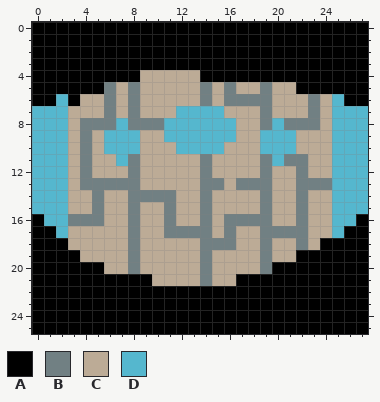
Pixel-art sprite: Assets/WorldGeneration/Shrines/MainSkyIslandShrineWall0.png. Above, as it was before the edit.
The file is 28x26 pixels.
Palette (. is transparent): A #000000  B #718083  C #bcab96  D #55b7ce
Pixels before, first column x 0:
 0 AAAAAAAAAAAAAAAAAAAAAAAAAAAA
 1 AAAAAAAAAAAAAAAAAAAAAAAAAAAA
 2 AAAAAAAAAAAAAAAAAAAAAAAAAAAA
 3 AAAAAAAAAAAAAAAAAAAAAAAAAAAA
 4 AAAAAAAAACCCCCAAAAAAAAAAAAAA
 5 AAAAAABCBCCCCCBCBCCBCCAAAAAA
 6 AADACCBCBCCCCCBCBBBBCCCBCDAA
 7 DDDCCCBCBCCCDDDDCCCBCCCBCDDD
 8 DDDCBBBDBBBDDDDDDCCBDBBBCDDD
 9 DDDCBCDDDCCDDDDDDCCDDDCCCDDD
10 DDDCBCDDDCCCDDDDCCCDDDCCCDDD
11 DDDCBCCDBCCCCCBCCCCBDBBCCDDD
12 DDDCBCCCBCCCCCBCCCCBCCBCCDDD
13 DDDCBBBBBCCCCCBBCBBBCCBBBDDD
14 DDDCCBCCBBBBCCBCCCCBCCBCCDDD
15 DDDCCBCCBCCBCCBCCCCBCCBCCDDD
16 ADDBBBCCBCCBCCBCBBBBCCBCCDDA
17 AADCCCCCBCCBBBBCBCCBBBBCCDAA
18 AAACCCCCBCCCCCBBBCCBCCBCAAAA
19 AAAACCCCBCCCCCBCCCCBCCAAAAAA
20 AAAAAACCBCCCCCBCCCCBAAAAAAAA
21 AAAAAAAAAACCCCBCCAAAAAAAAAAA
22 AAAAAAAAAAAAAAAAAAAAAAAAAAAA
23 AAAAAAAAAAAAAAAAAAAAAAAAAAAA
24 AAAAAAAAAAAAAAAAAAAAAAAAAAAA
25 AAAAAAAAAAAAAAAAAAAAAAAAAAAA
After the commit:
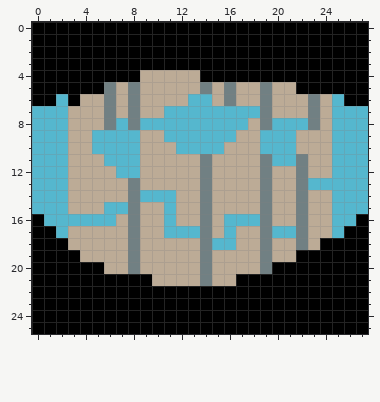
What changed:
{"y":6,"x":13,"old":"CB","new":"DD"}
{"y":6,"x":17,"old":"BB","new":"CC"}
{"y":7,"x":11,"old":"C","new":"D"}
{"y":7,"x":16,"old":"CCC","new":"DDD"}
{"y":8,"x":4,"old":"BB","new":"CC"}
{"y":8,"x":9,"old":"BB","new":"DD"}
{"y":8,"x":17,"old":"C","new":"D"}
{"y":8,"x":21,"old":"BB","new":"DD"}
{"y":9,"x":4,"old":"BC","new":"CD"}
{"y":10,"x":4,"old":"BC","new":"CD"}
{"y":11,"x":4,"old":"B","new":"C"}
{"y":11,"x":6,"old":"C","new":"D"}
{"y":11,"x":8,"old":"B","new":"D"}
{"y":11,"x":21,"old":"B","new":"D"}
{"y":12,"x":4,"old":"B","new":"C"}
{"y":12,"x":7,"old":"CB","new":"DD"}
{"y":13,"x":4,"old":"BBBB","new":"CCCC"}
{"y":13,"x":15,"old":"B","new":"C"}
{"y":13,"x":17,"old":"BB","new":"CC"}
{"y":13,"x":23,"old":"BB","new":"DD"}
{"y":14,"x":5,"old":"B","new":"C"}
{"y":14,"x":9,"old":"BBB","new":"DDD"}
{"y":15,"x":5,"old":"BCC","new":"CDD"}
{"y":15,"x":11,"old":"B","new":"D"}
{"y":16,"x":3,"old":"BBBC","new":"DDDD"}
{"y":16,"x":11,"old":"B","new":"D"}
{"y":16,"x":16,"old":"BBB","new":"DDD"}
{"y":17,"x":11,"old":"BBB","new":"DDD"}
{"y":17,"x":16,"old":"B","new":"D"}
{"y":17,"x":20,"old":"BB","new":"DD"}
{"y":18,"x":15,"old":"BB","new":"DD"}
{"label":"changed","picture_box":[68,94,332,250]}
